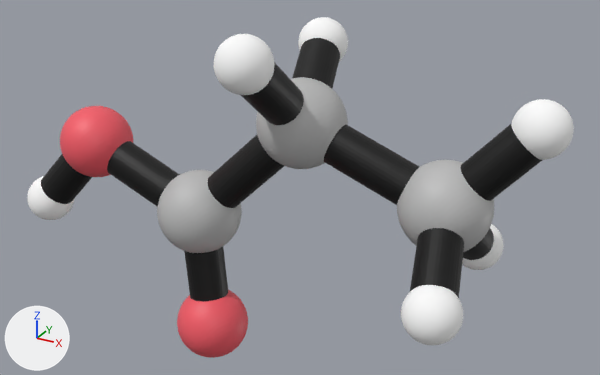
One commit to the glTF model Propanoico.glb: the scene before it, then after it.
Both versions are drawn from a 50 mm lens placed at (3.91, -6.46, 5.17), pointed at (0.27, 0.17, 1.85). The axes (+X, +Y, +Z) are drawn at lower left. The lights are the same throughout. The older version comes first. Where no turn or scale is listed for an object, it has been applied to the vertices. Vertices at exactly the same position are counted once.
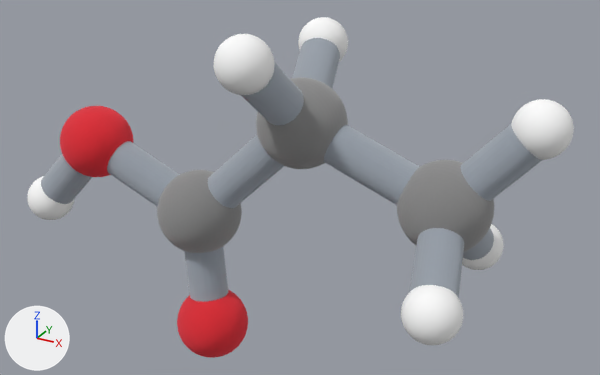
Patch to the scene script:
```diff
--- a/Propanoico.glb.py
+++ b/Propanoico.glb.py
@@ mat_enlaces @@
+mat_enlaces = bpy.data.materials.new('enlaces')
+mat_enlaces.use_nodes = True; mat_enlaces.node_tree.nodes.clear()
+_N = mat_enlaces.node_tree.nodes; _L = mat_enlaces.node_tree.links
+n0 = _N.new('ShaderNodeBsdfPrincipled'); n0.name = 'Principled BSDF'
+n0.inputs[1].default_value = 1.0  # 'Metallic'
+n0.inputs[2].default_value = 1.0  # 'Roughness'
+n1 = _N.new('ShaderNodeOutputMaterial'); n1.name = 'Material Output'
+n2 = _N.new('ShaderNodeVertexColor'); n2.name = 'Color Attribute'
+_L.new(n0.outputs[0], n1.inputs[0])  # 'BSDF' to 'Surface'
+_L.new(n2.outputs[0], n0.inputs[0])  # 'Color' to 'Base Color'
@@ mat_atom_c3 @@
+mat_atom_c3 = bpy.data.materials.new('atom_C3')
+mat_atom_c3.use_nodes = True; mat_atom_c3.node_tree.nodes.clear()
+_N = mat_atom_c3.node_tree.nodes; _L = mat_atom_c3.node_tree.links
+n0 = _N.new('ShaderNodeBsdfPrincipled'); n0.name = 'Principled BSDF'
+n0.inputs[1].default_value = 1.0  # 'Metallic'
+n0.inputs[2].default_value = 1.0  # 'Roughness'
+n1 = _N.new('ShaderNodeOutputMaterial'); n1.name = 'Material Output'
+n2 = _N.new('ShaderNodeVertexColor'); n2.name = 'Color Attribute'
+_L.new(n0.outputs[0], n1.inputs[0])  # 'BSDF' to 'Surface'
+_L.new(n2.outputs[0], n0.inputs[0])  # 'Color' to 'Base Color'
@@ mat_atom_c2 @@
+mat_atom_c2 = bpy.data.materials.new('atom_C2')
+mat_atom_c2.use_nodes = True; mat_atom_c2.node_tree.nodes.clear()
+_N = mat_atom_c2.node_tree.nodes; _L = mat_atom_c2.node_tree.links
+n0 = _N.new('ShaderNodeBsdfPrincipled'); n0.name = 'Principled BSDF'
+n0.inputs[1].default_value = 1.0  # 'Metallic'
+n0.inputs[2].default_value = 1.0  # 'Roughness'
+n1 = _N.new('ShaderNodeOutputMaterial'); n1.name = 'Material Output'
+n2 = _N.new('ShaderNodeVertexColor'); n2.name = 'Color Attribute'
+_L.new(n0.outputs[0], n1.inputs[0])  # 'BSDF' to 'Surface'
+_L.new(n2.outputs[0], n0.inputs[0])  # 'Color' to 'Base Color'
@@ mat_atom_c1 @@
+mat_atom_c1 = bpy.data.materials.new('atom_C1')
+mat_atom_c1.use_nodes = True; mat_atom_c1.node_tree.nodes.clear()
+_N = mat_atom_c1.node_tree.nodes; _L = mat_atom_c1.node_tree.links
+n0 = _N.new('ShaderNodeBsdfPrincipled'); n0.name = 'Principled BSDF'
+n0.inputs[1].default_value = 1.0  # 'Metallic'
+n0.inputs[2].default_value = 1.0  # 'Roughness'
+n1 = _N.new('ShaderNodeOutputMaterial'); n1.name = 'Material Output'
+n2 = _N.new('ShaderNodeVertexColor'); n2.name = 'Color Attribute'
+_L.new(n0.outputs[0], n1.inputs[0])  # 'BSDF' to 'Surface'
+_L.new(n2.outputs[0], n0.inputs[0])  # 'Color' to 'Base Color'
@@ mat_atom_o2 @@
+mat_atom_o2 = bpy.data.materials.new('atom_O2')
+mat_atom_o2.use_nodes = True; mat_atom_o2.node_tree.nodes.clear()
+_N = mat_atom_o2.node_tree.nodes; _L = mat_atom_o2.node_tree.links
+n0 = _N.new('ShaderNodeBsdfPrincipled'); n0.name = 'Principled BSDF'
+n0.inputs[1].default_value = 1.0  # 'Metallic'
+n0.inputs[2].default_value = 1.0  # 'Roughness'
+n1 = _N.new('ShaderNodeOutputMaterial'); n1.name = 'Material Output'
+n2 = _N.new('ShaderNodeVertexColor'); n2.name = 'Color Attribute'
+_L.new(n0.outputs[0], n1.inputs[0])  # 'BSDF' to 'Surface'
+_L.new(n2.outputs[0], n0.inputs[0])  # 'Color' to 'Base Color'
@@ mat_atom_o1 @@
+mat_atom_o1 = bpy.data.materials.new('atom_O1')
+mat_atom_o1.use_nodes = True; mat_atom_o1.node_tree.nodes.clear()
+_N = mat_atom_o1.node_tree.nodes; _L = mat_atom_o1.node_tree.links
+n0 = _N.new('ShaderNodeBsdfPrincipled'); n0.name = 'Principled BSDF'
+n0.inputs[1].default_value = 1.0  # 'Metallic'
+n0.inputs[2].default_value = 1.0  # 'Roughness'
+n1 = _N.new('ShaderNodeOutputMaterial'); n1.name = 'Material Output'
+n2 = _N.new('ShaderNodeVertexColor'); n2.name = 'Color Attribute'
+_L.new(n0.outputs[0], n1.inputs[0])  # 'BSDF' to 'Surface'
+_L.new(n2.outputs[0], n0.inputs[0])  # 'Color' to 'Base Color'
@@ me_mesh_0 @@
 me_mesh_0.from_pydata(...)  # 1002 vertices, 2000 faces; spans x -2.281..-1.532, y -0.671..0.078, z -0.07..0.679
-me_mesh_0.materials.append(mat_defaultmaterial)
+me_mesh_0.materials.append(mat_atom_o1)
@@ me_mesh_1 @@
 me_mesh_1.from_pydata(...)  # 1002 vertices, 2000 faces; spans x -0.848..-0.109, y -0.743..-0.004, z -1.798..-1.059
-me_mesh_1.materials.append(mat_defaultmaterial_001)
+me_mesh_1.materials.append(mat_atom_o2)
@@ me_mesh_2 @@
 me_mesh_2.from_pydata(...)  # 1002 vertices, 2000 faces; spans x -0.029..0.82, y -0.452..0.397, z 0.385..1.234
-me_mesh_2.materials.append(mat_defaultmaterial_002)
+me_mesh_2.materials.append(mat_atom_c1)
@@ me_mesh_3 @@
 me_mesh_3.from_pydata(...)  # 1002 vertices, 2000 faces; spans x 1.387..2.236, y -0.39..0.459, z -0.182..0.667
-me_mesh_3.materials.append(mat_defaultmaterial_003)
+me_mesh_3.materials.append(mat_atom_c2)
@@ me_mesh_4 @@
 me_mesh_4.from_pydata(...)  # 1002 vertices, 2000 faces; spans x -1.088..-0.239, y -0.674..0.175, z -0.669..0.18
-me_mesh_4.materials.append(mat_defaultmaterial_004)
+me_mesh_4.materials.append(mat_atom_c3)
@@ me_mesh_11 @@
 me_mesh_11.from_pydata(...)  # 1696 vertices, 3388 faces; spans x -2.68..2.68, y -1.0..1.0, z -1.47..1.69
-me_mesh_11.materials.append(mat_material_0)  # white #ffffff
+# me_mesh_11 part 1: all 3386 faces that had it switch from mat_defaultmaterial_005 to mat_enlaces
+# me_mesh_11 part 2: 3386 faces centred in x -2.68..2.68, y -0.96..1.0, z -1.46..1.69 are repainted in the vertex colours; the middle colour goes from black #000000 to light grey #cad0d7
+me_mesh_11.materials.append(mat_atom_o1_001)  # white #ffffff
```

Boxes (x1, y1, x2, y2) around the edits, measured in the pictures (600 x 375 px):
'Mesh_3', recoloured (darker)
    both: (397, 160, 494, 252)
'Mesh_4', recoloured (darker)
    both: (157, 170, 242, 253)
'Mesh_2', recoloured (darker)
    both: (256, 77, 348, 168)
'Mesh_0', recoloured (darker)
    both: (60, 106, 133, 177)
'Mesh_1', recoloured (darker)
    both: (177, 290, 248, 358)
part 1 of me_mesh_11, recoloured (black to grey)
    both: (41, 38, 542, 302)
part 2 of me_mesh_11, recoloured (black to light grey)
    both: (41, 38, 542, 302)
